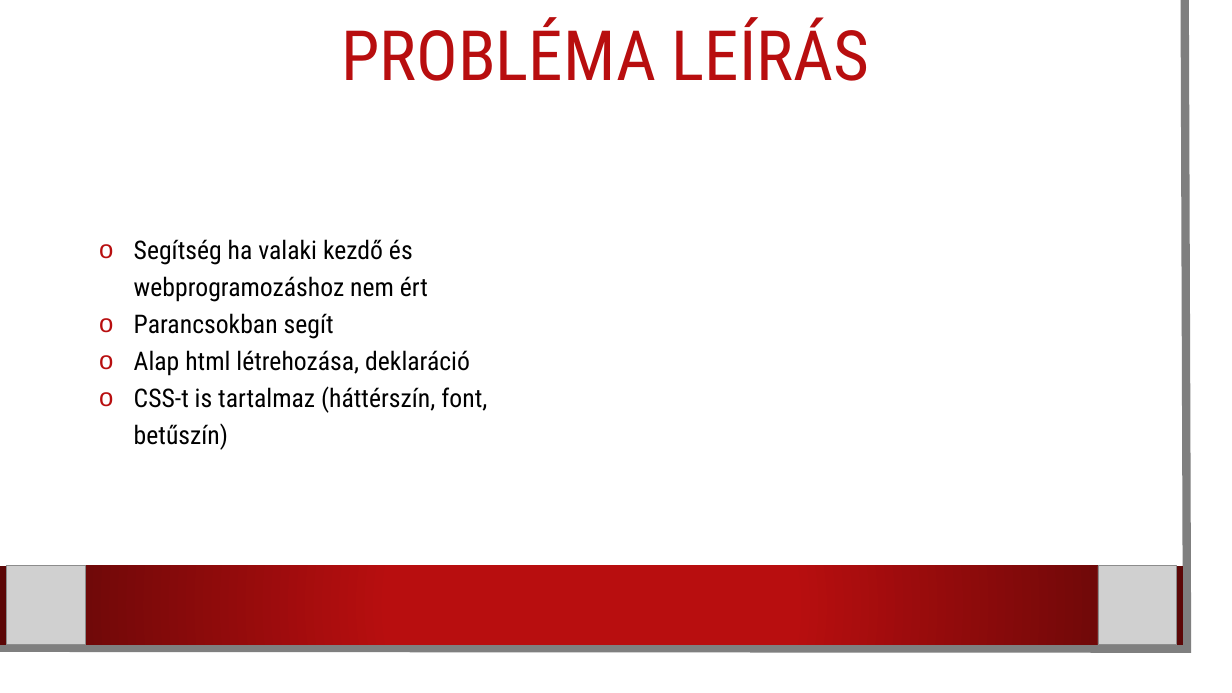
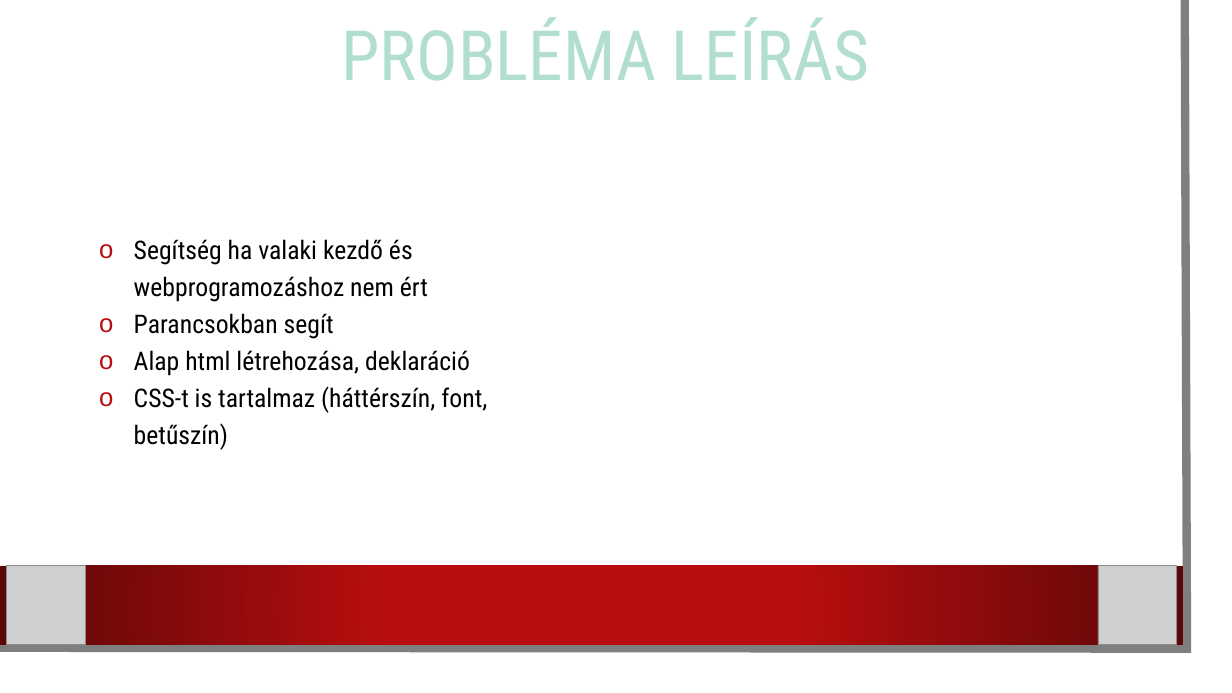
Before and after one commit to karpatililiana/Csapatmunka2.0, a slide deck: slide 3 of Programbemutató.pptx. Drawn at 1232x693 pixels with LibreOffice and Linux fonts; fonts in the diff are those of the drawing; grey boxes stand for pictures; background and template pictures are left out. Boxes give left, top, right and bottom in pixels: in the first picture for what was removed or moved away, otherwise in the second. Text is boxed around its words. In the diff, an @@ line names an element or a change of style, - is before the commit and + after.

```diff
--- a/Programbemutató.pptx
+++ b/Programbemutató.pptx
@@ title "PROBLÉMA LEÍRÁS" at (341, 17, 869, 81): text colour #B80E0F to #B2DED0 @@
```
Also in this commit, not shown: 5 other slides changed.
